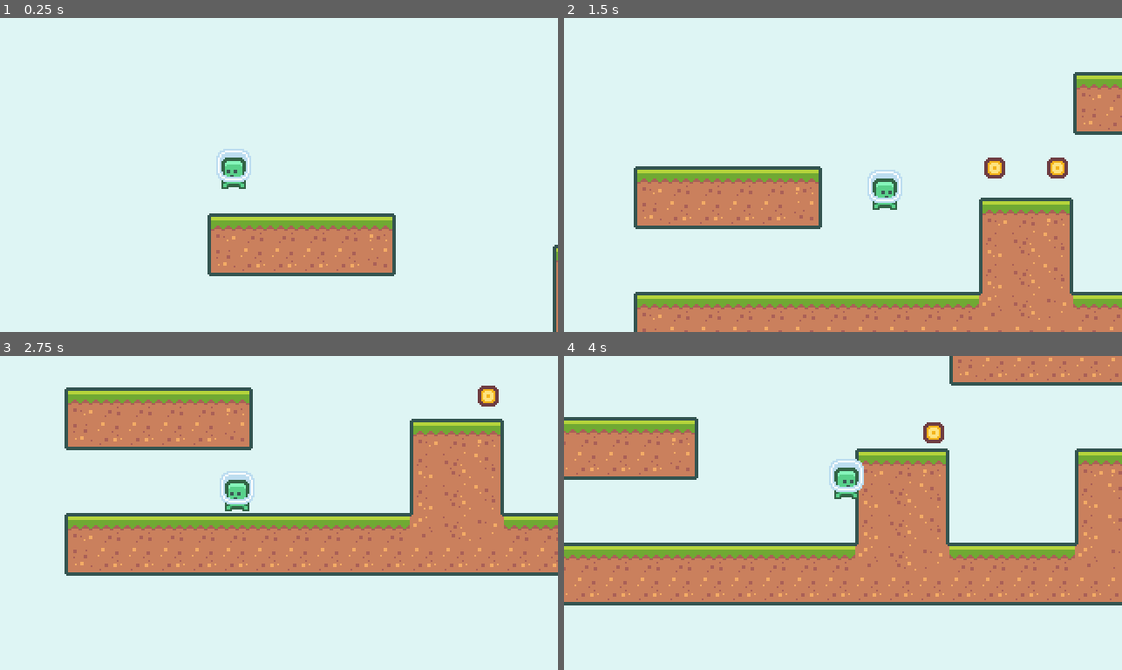
Above: before the commit, frames 1-4 (two rows, left to right).
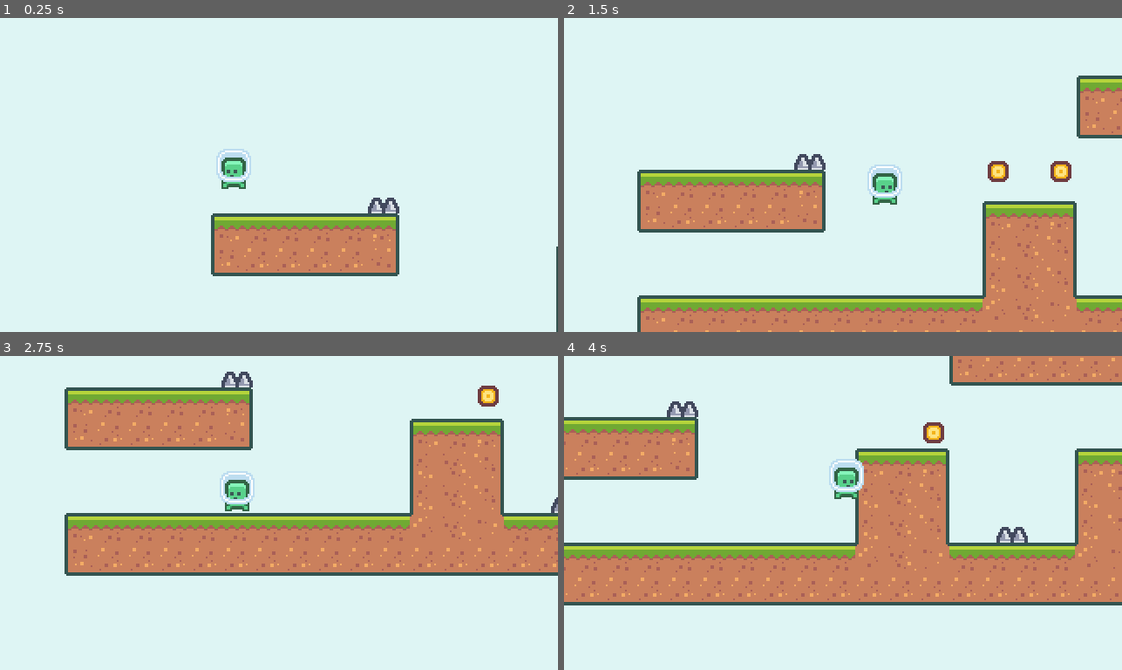
Above: after the commit, the same moments.

Repository: NaveenDotMe/-godot_2d_platformer_game
Game: Godot game, scene res://scenes/Main.tscn
Two runs of this game, one before a commit and one after it. Both use one fixed random seed, a clock stepped at 60 frames per second and the inputs below.
Inputs:
- Up to frame 1 (0.25 s): no input
- Up to frame 2 (1.5 s): hold D (move_right) from 0.53 s (still down); tap Space (jump) at 0.77 s
- Up to frame 3 (2.75 s): tap Space (jump) at 1.52 s; release D (move_right) at 2.03 s; hold A (move_left) from 2.03 s (still down)
- Up to frame 4 (4 s): release A (move_left) at 2.78 s; hold D (move_right) from 2.78 s (still down); tap Space (jump) at 3.02, 3.77 s

The runs differ from the first frame. In frame 1, 1.9% of the frame differs, in the area x 37-100%, y 57-100%; in frame 2, 12%, in the area x 12-100%, y 17-100%; in frame 3, 0.2%; in frame 4, 0.4%.

Commit message:
Adding Spikes

Diff:
--- a/project.godot
+++ b/project.godot
@@ -72,6 +72,11 @@
  ]
 }
 
+[layer_names]
+
+2d_physics/layer_19="HAZARD"
+2d_physics/layer_20="PICKUP"
+
 [physics]
 
 common/enable_pause_aware_picking=true
@@ -80,3 +85,4 @@
 
 2d/snapping/use_gpu_pixel_snap=true
 environment/default_environment="res://default_env.tres"
+quality/dynamic_fonts/use_oversampling=false
--- a/scenes/Coin.tscn
+++ b/scenes/Coin.tscn
@@ -89,5 +89,5 @@
 shape = SubResource( 2 )
 
 [node name="AnimatedSprite" type="AnimatedSprite" parent="."]
-position = Vector2( 0, -1.17569 )
+position = Vector2( 0, -2.78801 )
 frames = SubResource( 3 )
--- a/scenes/Main.tscn
+++ b/scenes/Main.tscn
@@ -1,9 +1,10 @@
-[gd_scene load_steps=5 format=2]
+[gd_scene load_steps=6 format=2]
 
 [ext_resource path="res://resourses/tiles.tres" type="TileSet" id=1]
 [ext_resource path="res://scenes/Player.tscn" type="PackedScene" id=2]
 [ext_resource path="res://scenes/GameCamera.tscn" type="PackedScene" id=3]
 [ext_resource path="res://scenes/Coin.tscn" type="PackedScene" id=4]
+[ext_resource path="res://scenes/Spikes.tscn" type="PackedScene" id=5]
 
 [node name="Node" type="Node"]
 
@@ -14,7 +15,7 @@
 tile_data = PoolIntArray( 31, 1, 0, 32, 1, 2, 65552, 1, 0, 65553, 1, 1, 65554, 1, 1, 65555, 1, 1, 65556, 1, 1, 65557, 1 …(3171 unchanged characters)…
 
 [node name="Player" parent="." instance=ExtResource( 2 )]
-position = Vector2( 51, 26 )
+position = Vector2( 49, 26 )
 
 [node name="GameCamera" parent="." instance=ExtResource( 3 )]
 
@@ -35,3 +36,18 @@
 
 [node name="Coin6" parent="." instance=ExtResource( 4 )]
 position = Vector2( 387, 9 )
+
+[node name="Spikes" parent="." instance=ExtResource( 5 )]
+position = Vector2( 135, 72 )
+
+[node name="Spikes2" parent="." instance=ExtResource( 5 )]
+position = Vector2( 324, 144 )
+
+[node name="Spikes3" parent="." instance=ExtResource( 5 )]
+position = Vector2( 414, 144 )
+
+[node name="Spikes4" parent="." instance=ExtResource( 5 )]
+position = Vector2( 441, 144 )
+
+[node name="Spikes5" parent="." instance=ExtResource( 5 )]
+position = Vector2( 486, 90 )
--- a/scenes/Player.gd
+++ b/scenes/Player.gd
@@ -9,7 +9,7 @@
 var hasDoubleJump = false
 
 func _ready():
-	pass # Replace with function body.
+	$HazardArea.connect("area_entered", self, "on_hazard_area_entered")
 
 func _process(delta):
 	var moveVector = get_movement_vector()
@@ -59,3 +59,7 @@
 
 	if(moveVec.x != 0):
 		$AnimatedSprite.flip_h = true if moveVec.x > 0 else false
+
+
+func on_hazard_area_entered(area2d):
+	print("die")
--- a/scenes/Player.tscn
+++ b/scenes/Player.tscn
@@ -6,6 +6,9 @@
 
 [sub_resource type="CircleShape2D" id=3]
 radius = 16.0
+
+[sub_resource type="RectangleShape2D" id=4]
+extents = Vector2( 4, 7 )
 
 [sub_resource type="SpriteFrames" id=2]
 animations = [ {
@@ -35,13 +38,21 @@
 wait_time = 0.15
 one_shot = true
 
-[node name="Area2D" type="Area2D" parent="."]
+[node name="PickupArea" type="Area2D" parent="."]
 collision_layer = 32768
 collision_mask = 32768
 
-[node name="CollisionShape2D" type="CollisionShape2D" parent="Area2D"]
+[node name="CollisionShape2D" type="CollisionShape2D" parent="PickupArea"]
 position = Vector2( 0, -11 )
 shape = SubResource( 3 )
+
+[node name="HazardArea" type="Area2D" parent="."]
+collision_layer = 262144
+collision_mask = 262144
+
+[node name="CollisionShape2D" type="CollisionShape2D" parent="HazardArea"]
+position = Vector2( 0, -7 )
+shape = SubResource( 4 )
 
 [node name="AnimatedSprite" type="AnimatedSprite" parent="."]
 frames = SubResource( 2 )
--- /dev/null
+++ b/scenes/Spikes.tscn
@@ -0,0 +1,20 @@
+[gd_scene load_steps=3 format=2]
+
+[ext_resource path="res://assets/spikes/tile_0068.png" type="Texture" id=1]
+
+[sub_resource type="RectangleShape2D" id=1]
+extents = Vector2( 7, 2 )
+
+[node name="Spikes" type="Node2D"]
+
+[node name="Sprite" type="Sprite" parent="."]
+position = Vector2( 0, -9 )
+texture = ExtResource( 1 )
+
+[node name="Area2D" type="Area2D" parent="."]
+position = Vector2( 0, -2 )
+collision_layer = 262144
+collision_mask = 262144
+
+[node name="CollisionShape2D" type="CollisionShape2D" parent="Area2D"]
+shape = SubResource( 1 )
Binary file added: assets/spikes/tile_0068.png
Not shown: 1 places in scenes/Player.tscn that only renumber resources
